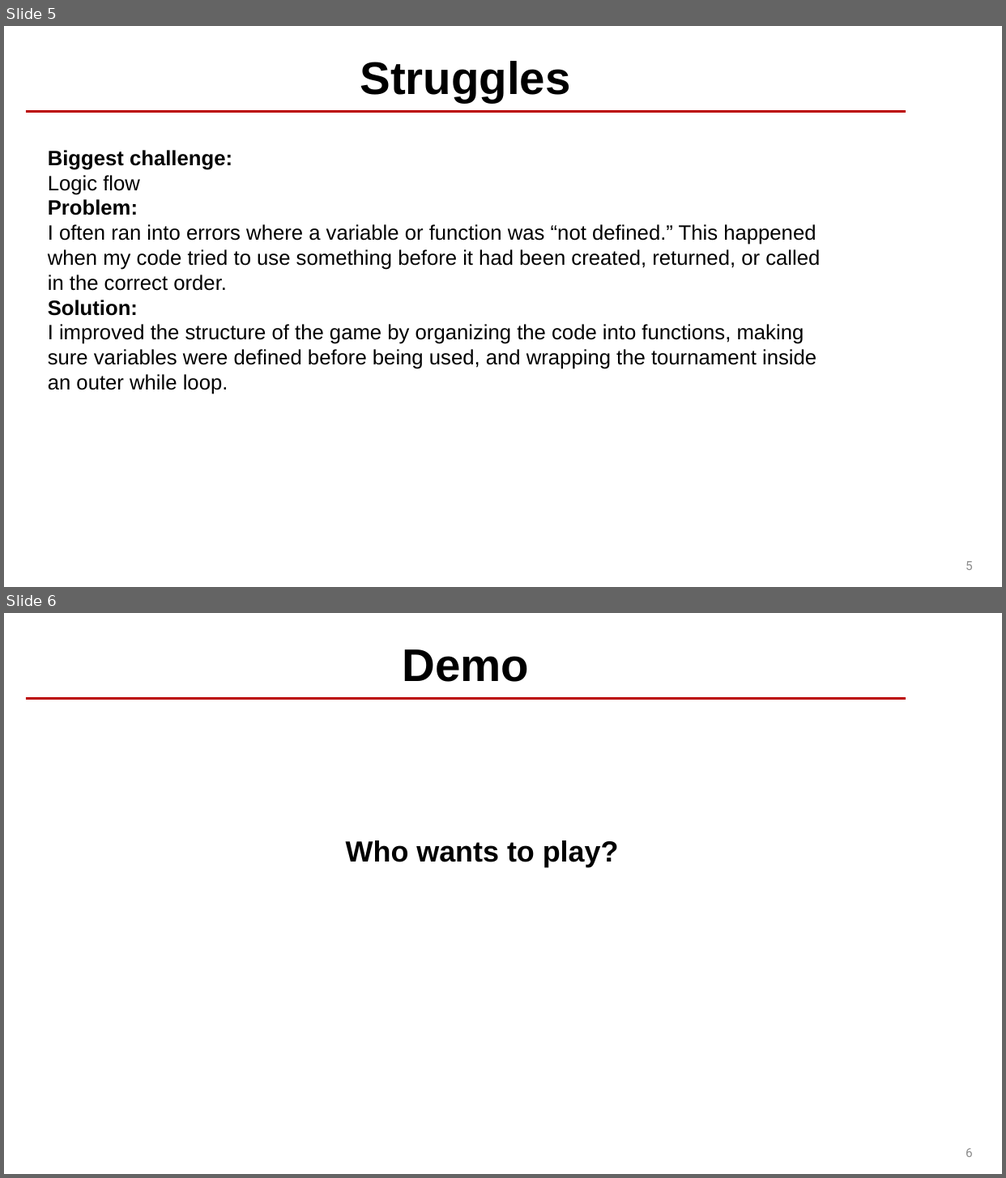
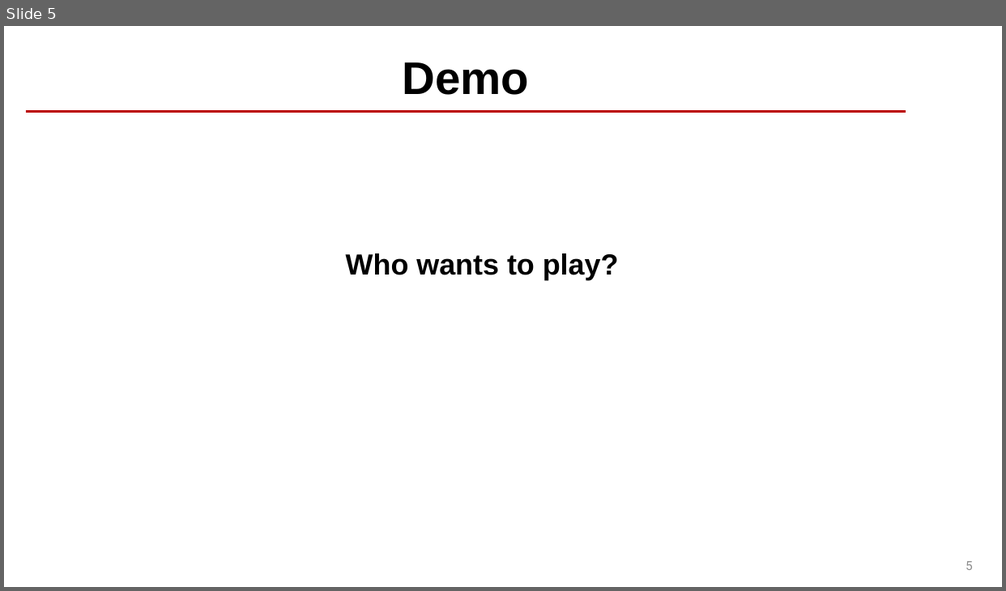
Before and after one commit to Orgo4ever/Rock-Paper-Scissors-Game, a slide deck: Rock-Paper-Scissors-Game-Presentation.pptx. Shown one above the other, each under a label of ours: slides 5 and 6 before the commit, slide 5 after it. The pictures are 1006x1178 and 1006x591 pixels, drawn with LibreOffice and Linux fonts; fonts in the diff are those of the drawing; background and template pictures are left out. Boxes give left, top, right and bottom in pixels: in the first picture for what was removed or moved away, otherwise in the second. Text is boxed around its words. In the diff, an @@ line names an element or a change of style, - is before the commit and + after.

Commit message:
Update Rock-Paper-Scissors-Game-Presentation.pptx
Updated presentation

```diff
--- a/Rock-Paper-Scissors-Game-Presentation.pptx
+++ b/Rock-Paper-Scissors-Game-Presentation.pptx
@@ slide 5 removed at [4, 26, 1002, 587], background #FFFFFF; not listed: 1 template element that a slide beside it also shows @@
@@ title removed at [360, 61, 570, 102] @@
-Struggles
@@ text removed at [48, 150, 820, 395] @@
-Biggest challenge:
-Logic flow
-Problem:
-I often ran into errors where a variable or function was “not defined.” This happened when my code tried to use something before it had been created, returned, or called in the correct order.
-Solution:
-I improved the structure of the game by organizing the code into functions, making sure variables were defined before being used, and wrapping the tournament inside an outer while loop.
@@ page number removed at [965, 561, 973, 570] @@
-5
@@ what was slide 6 is now slide 5 @@
```
Also in this commit, not shown: 2 slides changed, 3 slides added, 2 other slides removed.
